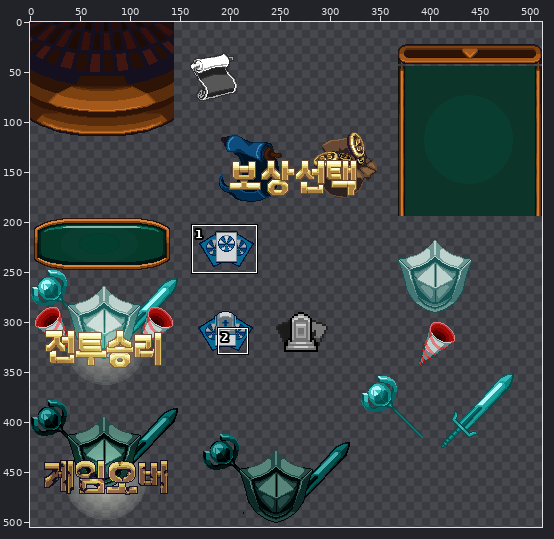
Two versions of one sprite sheet, Assets/Sprites/PrototypeSprites/RulletSprites/Pixel_Sprites/UI/rullet_afterBattle_detemineReward_UI_sheet.png. The first picture is a wide view before the edit; the outline marks the close-up.
Close-up. Old version:
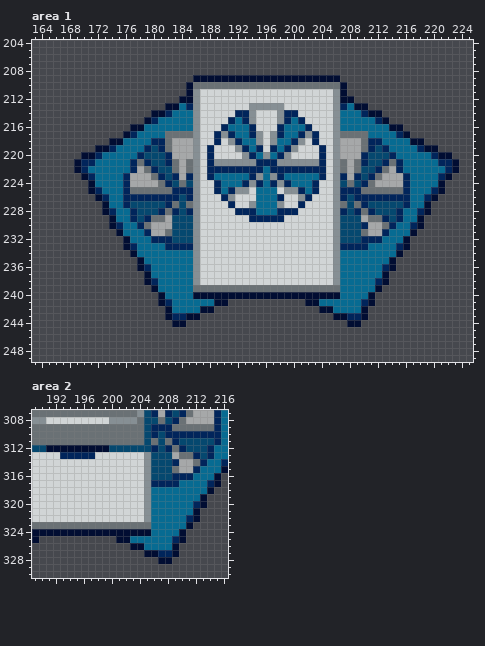
The file is 512x512 pixels. Pixels under 10% opacity are left out. Colours within 5 levels of each other are drawn and written as one. Shown: area 1: x 163..225, y 204..249; area 2: x 189..216, y 307..330. The wide view leaves out empty margins.
Now the later version:
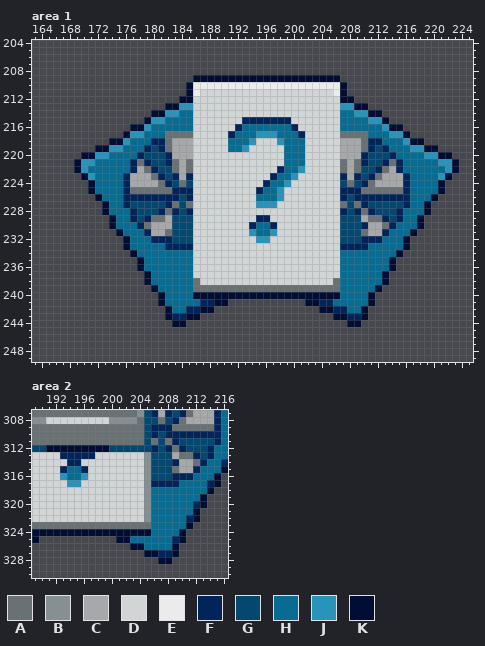
Palette (. is transparent): A #6a7175  B #868f94  C #a6a8a9  D #d1d5d6  E #ebebeb  F #01255b  G #05486f  H #076b92  J #2993ba  K #010d32
From old to new:
Area 1:
y 210: x 186..206 AAAAAAAAAAAAAAAAAAAAA -> EEEEEEEEEEEEEEEEEEEEE
y 211: x 186 B -> E; x 206 B -> E
y 212: x 186 B -> D; x 206 B -> D
y 213: x 184..186 HFB -> JJD; x 194..198 BBBBB -> DDDDD; x 206..208 BFH -> DJJ
y 214: x 182..183 FH -> JJ; x 186 B -> D; x 192..194 FFB -> DDD; x 198..200 BFF -> DDD; x 206 B -> D; x 209..210 HF -> JJ
y 215: x 180..181 FH -> JJ; x 186 B -> D; x 191..192 FH -> DD; x 194..198 BDDDB -> FFFFF; x 200..201 HF -> DD; x 206 B -> D; x 211..212 HF -> JJ
y 216: x 179 H -> J; x 186 B -> D; x 190..192 FHH -> DDF; x 194..198 FDDDF -> HHHHH; x 200..202 HHF -> FDD; x 206 B -> D; x 213 H -> J
y 217: x 177..178 FH -> JJ; x 186 B -> D; x 189..190 FB -> DD; x 194..198 FBDBF -> HJJJH; x 202..203 BF -> DD; x 206 B -> D; x 214..215 HF -> JJ
y 218: x 176 H -> J; x 186 B -> D; x 189 F -> D; x 191..192 BF -> HH; x 194..195 HB -> JD; x 197..198 BH -> DJ; x 200..201 FB -> HH; x 203 F -> D; x 206 B -> D; x 216 H -> J
y 219: x 174..175 FH -> JJ; x 186 B -> D; x 188 F -> D; x 191..195 DBFHF -> HHJDD; x 197..201 FHFBD -> DDHHH; x 204 F -> D; x 206 B -> D; x 217..218 HF -> JJ
y 220: x 172..173 FH -> JJ; x 186 B -> D; x 188 F -> D; x 193..201 BFHBHFBDD -> DDDDDDHHH; x 204 F -> D; x 206 B -> D; x 219..220 HF -> JJ
y 221: x 170..171 FF -> JJ; x 186 B -> D; x 188..204 FBBBBBBFFFBBBBBBF -> DDDDDDDDDDDHHHDDD; x 206 B -> D; x 221..222 FF -> JJ
y 222: x 170 F -> J; x 186 B -> D; x 188..197 FFFFFFFFHF -> DDDDDDDDDD; x 199..204 FFFFFF -> HHJDDD; x 206 B -> D; x 222 F -> J
y 223: x 171 F -> J; x 186 B -> D; x 188..198 FHHHHHFBHBF -> DDDDDDDDDFH; x 200..204 HHHHF -> JDDDD; x 206 B -> D; x 221 F -> J
y 224: x 186 B -> D; x 189..203 FHHHFBFHFBFHHHF -> DDDDDDDFHHJDDDD; x 206 B -> D
y 225: x 172 F -> H; x 186 B -> D; x 189..193 FHFBB -> DDDDD; x 195 H -> F; x 198..203 DBBFHF -> JDDDDD; x 206 B -> D; x 220 F -> H
y 226: x 173 F -> H; x 186 B -> D; x 190..191 FB -> DD; x 198 F -> J; x 201..202 BF -> DD; x 206 B -> D; x 219 F -> H
y 227: x 186 B -> D; x 191 F -> D; x 194..198 BHHHB -> DJJJD; x 201 F -> D; x 206 B -> D
y 228: x 174 F -> H; x 186 B -> D; x 192..200 FFFHHHFFF -> DDDDDDDDD; x 206 B -> D; x 218 F -> H
y 229: x 186 B -> D; x 194 F -> D; x 197..198 FF -> DD; x 206 B -> D
y 230: x 175 F -> H; x 186 B -> D; x 194..197 DDDD -> FHHF; x 206 B -> D; x 217 F -> H
y 231: x 186 B -> D; x 194..197 DDDD -> JHHJ; x 206 B -> D
y 232: x 186 B -> D; x 195..196 DD -> JJ; x 206 B -> D
y 233: x 177 F -> H; x 186 B -> D; x 206 B -> D; x 215 F -> H
y 234..235: x 186 B -> D; x 206 B -> D
y 236: x 179 F -> H; x 186 B -> D; x 206 B -> D; x 213 F -> H
y 237: x 186 B -> D; x 206 B -> D
y 238: x 180 F -> H; x 186 B -> A; x 206 B -> A; x 212 F -> H
y 241: x 182 F -> H; x 187..188 HH -> FF; x 204..205 HH -> FF; x 210 F -> H
y 242: x 185..186 HH -> FF; x 206..207 HH -> FF
Area 2:
y 314: x 194..195 DD -> FF
y 315: x 193..196 DDDD -> FHHF
y 316: x 193..196 DDDD -> JHHJ
y 317: x 194..195 DD -> JJ
